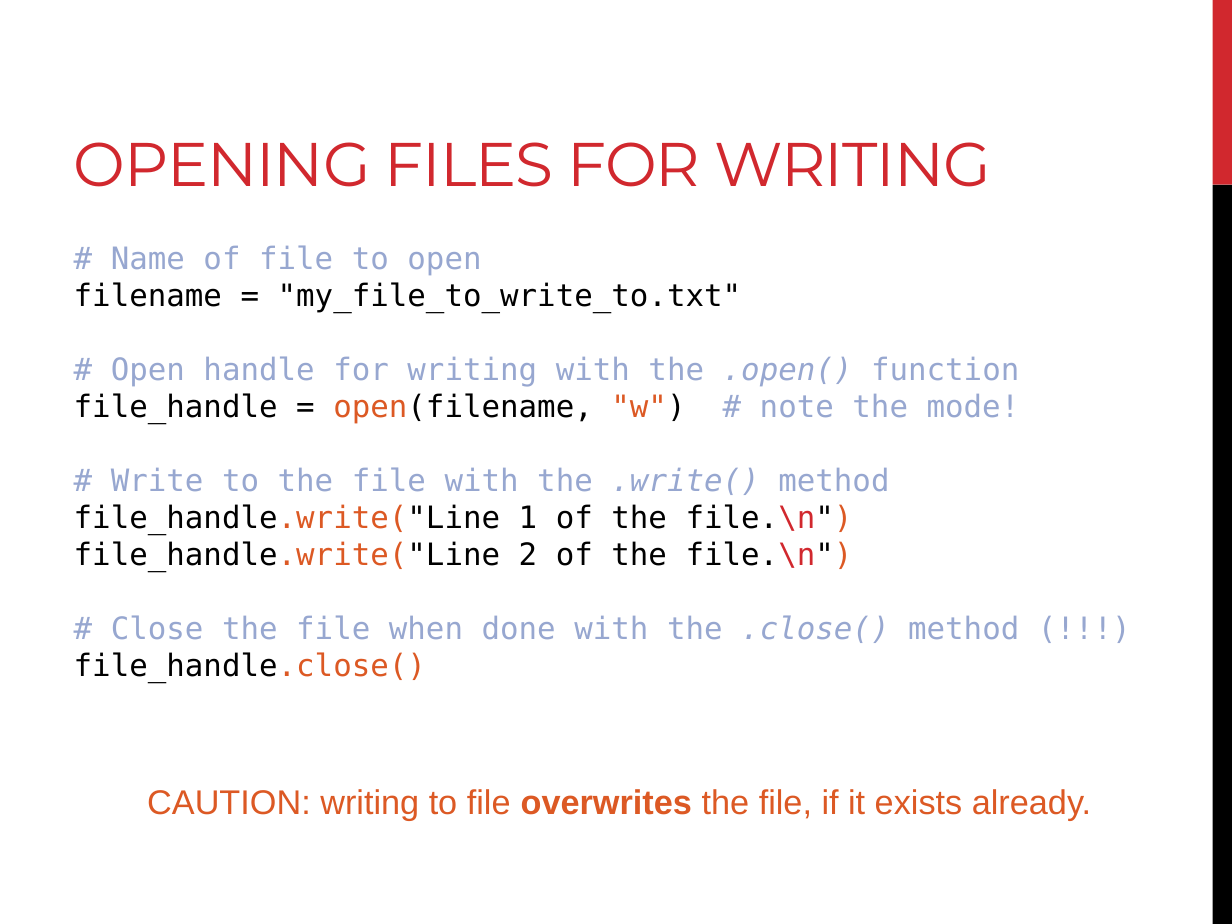
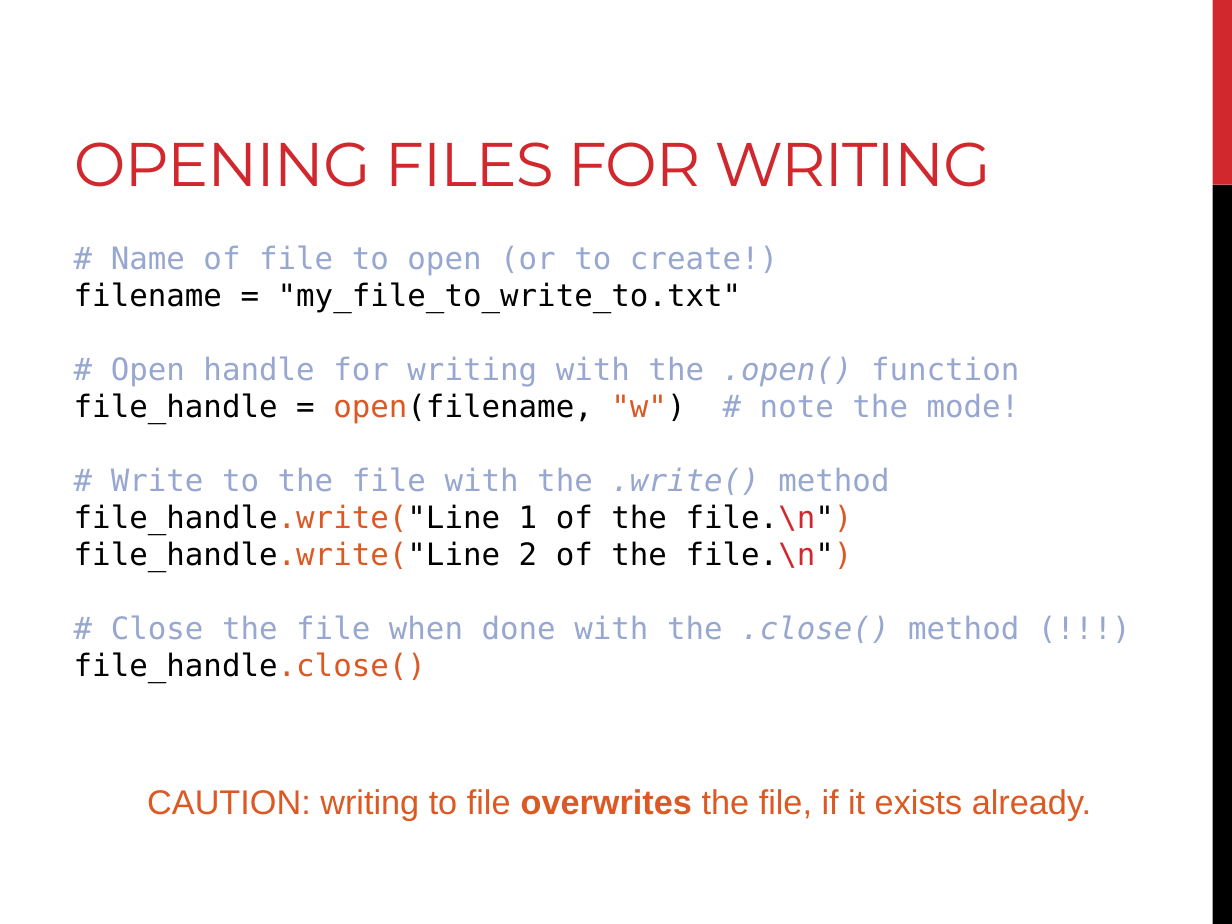
Before and after one commit to sjspielman/bdib2018_python, a slide deck: slide 20 of files/slides/slides_day3.pptx (slide 21 before the commit). Drawn at 1232x924 pixels with LibreOffice and Linux fonts; fonts in the diff are those of the drawing. Boxes give left, top, right and bottom in pixels: in the first picture for what was removed or moved away, otherwise in the second. Text is boxed around its words. In the diff, an @@ line names an element or a change of style, - is before the commit and + after.

```diff
--- a/files/slides/slides_day3.pptx
+++ b/files/slides/slides_day3.pptx
@@ text at [111, 245, 778, 276]: text changed @@
-# Name of file to open
+# Name of file to open (or to create!)
```
Also in this commit, not shown: 1 other slide changed, 7 slides removed, 3 other files.
